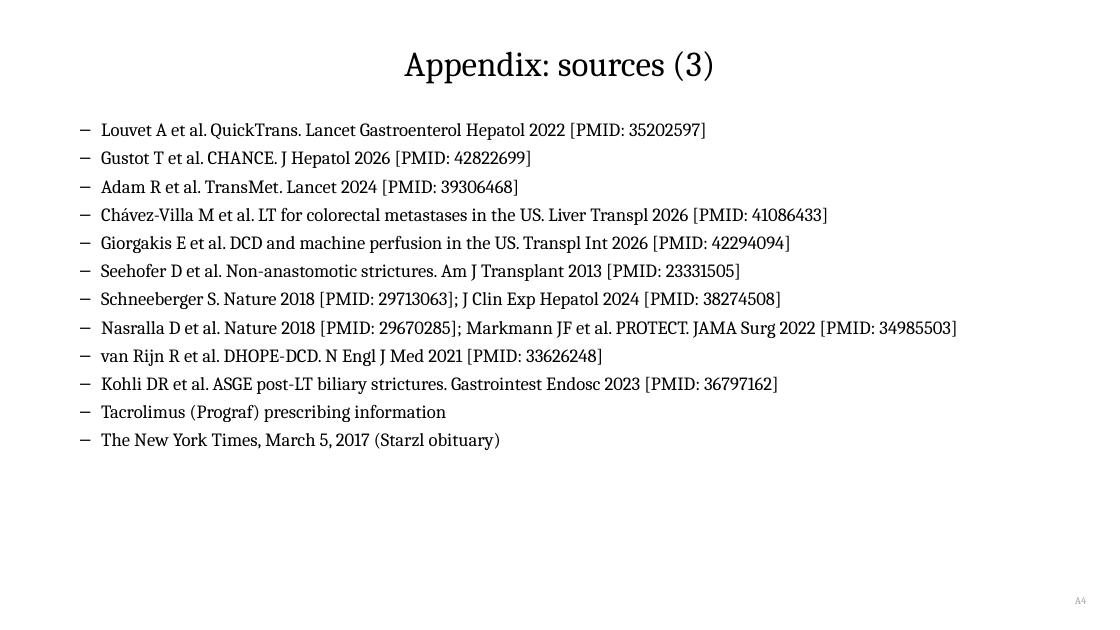
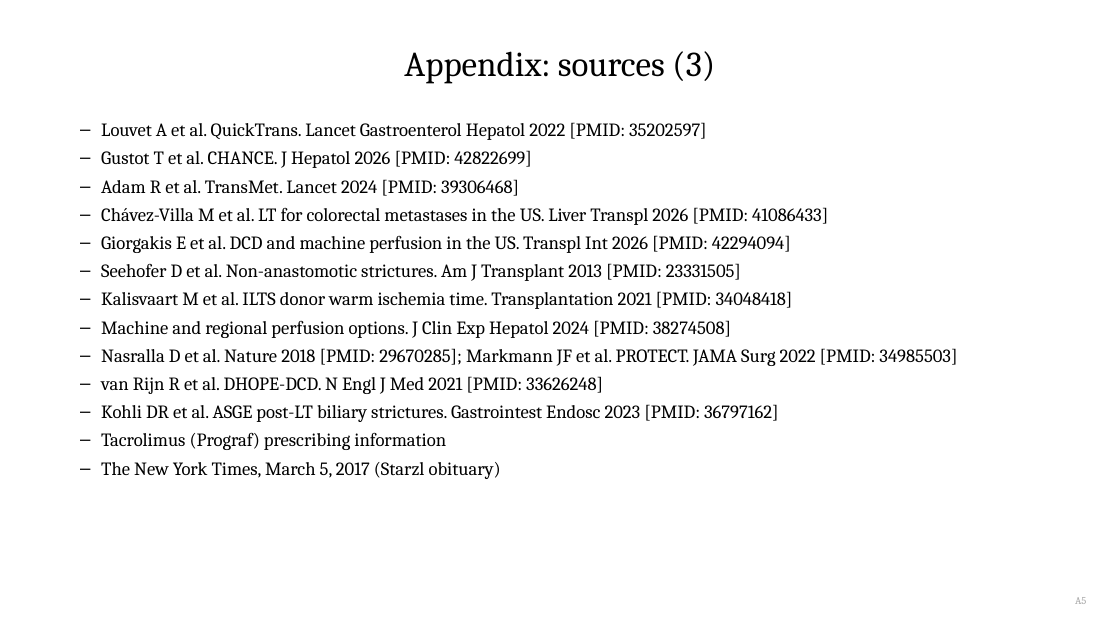
Before and after one commit to qaddodi/mohammad-almeqdadi-lectures, a slide deck: slide 56 of lectures/liver-transplant-grand-rounds-mmc-2026/Liver Transplantation When to Refer and Whats New.pptx (slide 58 before the commit). Drawn at 1120x630 pixels with LibreOffice and Linux fonts; fonts in the diff are those of the drawing. Boxes give left, top, right and bottom in pixels: in the first picture for what was removed or moved away, otherwise in the second. Text is boxed around its words. In the diff, an @@ line names an element or a change of style, - is before the commit and + after.

```diff
--- a/lectures/liver-transplant-grand-rounds-mmc-2026/Liver Transplantation When to Refer and Whats New.pptx
+++ b/lectures/liver-transplant-grand-rounds-mmc-2026/Liver Transplantation When to Refer and Whats New.pptx
@@ text at box(101, 291, 793, 338): text changed @@
-– Schneeberger S. Nature 2018 [PMID: 29713063]; J Clin Exp Hepatol 2024 [PMID: 38274508]
+– Kalisvaart M et al. ILTS donor warm ischemia time. Transplantation 2021 [PMID: 34048418]
+– Machine and regional perfusion options. J Clin Exp Hepatol 2024 [PMID: 38274508]
```
Also in this commit, not shown: 53 other slides changed, 2 slides added, 3 slides removed, 4 other files.
